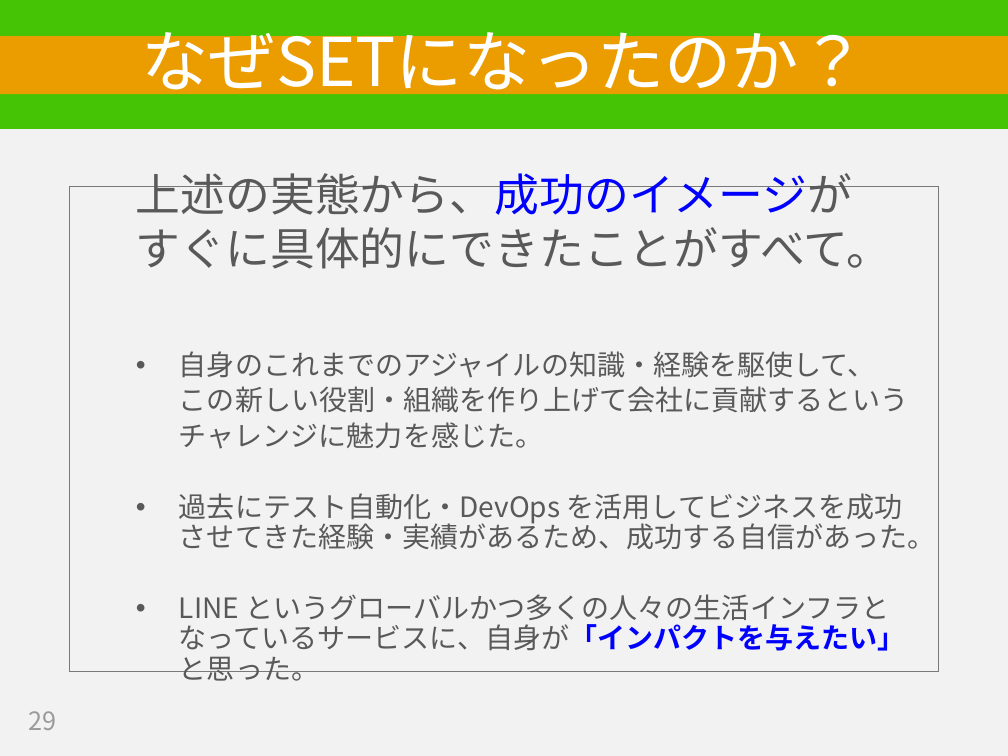
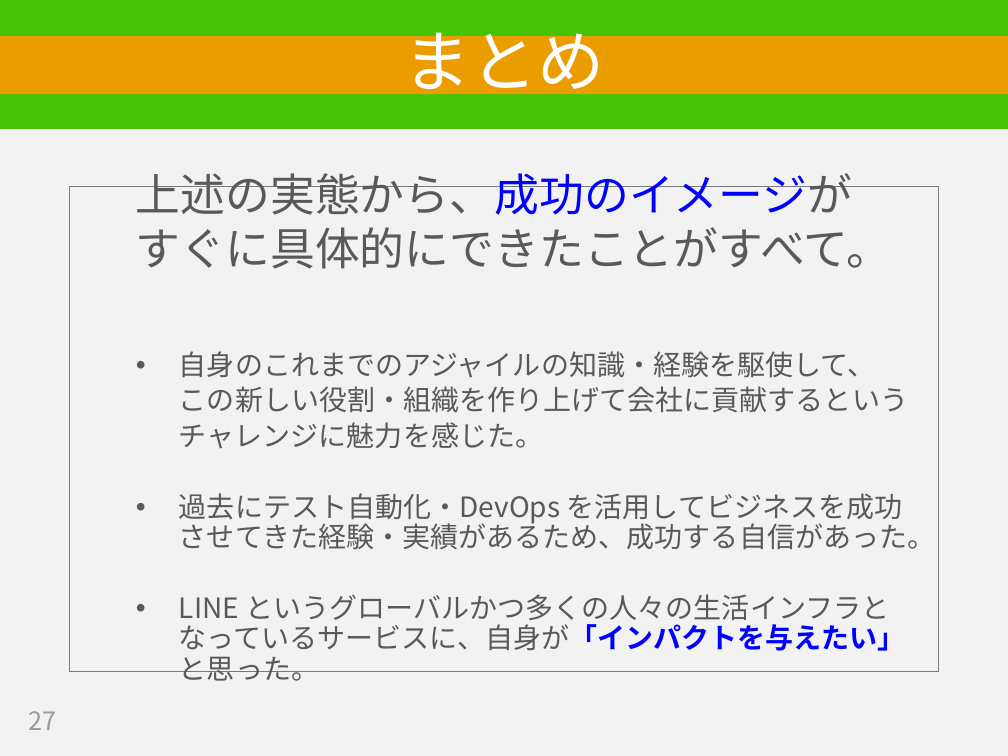
Before and after one commit to hageyahhoo/RSGT2018, a slide deck: slide 27 of SET_at_LINE_ja.pptx (slide 29 before the commit). Drawn at 1008x756 pixels with LibreOffice and Linux fonts; fonts in the diff are those of the drawing. Boxes give left, top, right and bottom in pixels: in the first picture for what was removed or moved away, otherwise in the second. Text is boxed around its words. In the diff, an @@ line names an element or a change of style, - is before the commit and + after.

```diff
--- a/SET_at_LINE_ja.pptx
+++ b/SET_at_LINE_ja.pptx
@@ title at bbox=[403, 18, 605, 103]: text changed @@
-なぜSETになったのか？
+まとめ
@@ page number at bbox=[28, 711, 56, 730]: text changed @@
-29
+27
```
Also in this commit, not shown: 6 other slides changed, 11 slides added, 1 slide removed.
